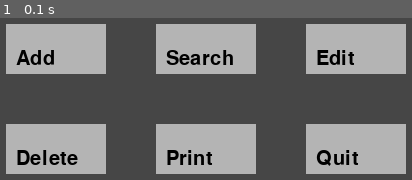
Above: before the commit, frame 1.
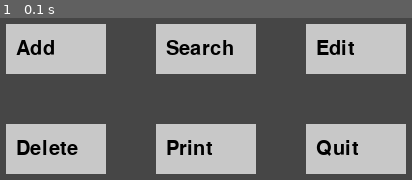
Above: after the commit, the same moment.

Repository: Tyra-Jayne25/2026-year-13
Game: pygame game, started from contact_V6.py
Same seed, same stepped clock (60 frames per second), same inputs: the game is played once before the commit and once after it.
Inputs:
- Up to frame 1 (0.1 s): type "1 (at the terminal prompt)" at 0 s; type "Ann (at the terminal prompt)" at 0 s; type "Ann (at the terminal prompt)" at 0 s; type "1 (at the terminal prompt)" at 0 s; type "1 (at the terminal prompt)" at 0 s; type "1 (at the terminal prompt)" at 0 s; type "Ann (at the terminal prompt)" at 0 s; type "Ann (at the terminal prompt)" at 0 s; type "1 (at the terminal prompt)" at 0 s; type "1 (at the terminal prompt)" at 0 s

The runs differ from the first frame. In frame 1, 6.0% of the frame differs, in the area x 3-87%, y 13-92%.

Commit message:
Update contact_V6.py

Diff:
--- a/contact_V6.py
+++ b/contact_V6.py
@@ -1,4 +1,3 @@
-from random import choice
 import pygame
 pygame.init()
 
@@ -10,7 +9,6 @@
     NAME[ID]["Mobile"] = input("Mobile: ")
     NAME[ID]["Email"] = input("Email: ")
     print("\nContact added!")
-#able to add more than one contact and when printing the dictionary, it shows all the contacts added
 
 def search_contact(NAME):
     search_term = input("First Name or Last Name: ")
@@ -76,13 +74,11 @@
 print(NAME)
 
 
-#colour variables
+#colour
 light_grey=(200,200,200)
 lightish_grey=(180,180,180)
-dark_grey=(100,100,100)
 darker_grey=(70,70,70)
 black=(0,0,0)
-white=(255,255,255)
 
 #window
 screen = pygame.display.set_mode([500, 550])
@@ -92,87 +88,53 @@
 font = pygame.font.SysFont(None, 30)
 
 #button functions
-def make_buttons(x, y, w, h, text):
-    return{"rect": pygame.Rect(x, y, w, h),
-           "colour": light_grey,
-           "text": text}
-
-def draw_button(button):
-    pygame.draw.rect(screen, button["colour"], button["rect"])
-    text_surf = font.render(button["text"], True, black)
-    label = font.render(button["text"], True, black)
-    screen.blit(label, (button["rect"].x + 10, button["rect"].y + 25))
-
-def hover(button, mouse_pos):
-    if button["rect"].collidepoint(mouse_pos):
-        button["colour"] = light_grey
-    else:
-        button["colour"] = lightish_grey
-
-def is_clicked(button, event):
-    return event.type == pygame.MOUSEBUTTONDOWN and button["rect"].collidepoint(event.pos)
-
-#creating the buttons
-buttons = [
-    make_buttons(50, 150, 100, 50, "Add"),
-    make_buttons(200, 150, 100, 50, "Search"),
-    make_buttons(350, 150, 100, 50, "Edit"),
-    make_buttons(50, 250, 100, 50, "Delete"),
-    make_buttons(200, 250, 100, 50, "Print"),
-    make_buttons(350, 250, 100, 50, "Quit")
-]
+button_add = pygame.Rect(50, 150, 100, 50)
+button_search = pygame.Rect(200, 150, 100, 50)
+button_edit = pygame.Rect(350, 150, 100, 50)
+button_delete = pygame.Rect(50, 250, 100, 50)
+button_print = pygame.Rect(200, 250, 100, 50)
+button_quit = pygame.Rect(350, 250, 100, 50)
 
 running = True
 
 while running:
     screen.fill(darker_grey)
-    mouse_pos = pygame.mouse.get_pos()
+    mouse_x, mouse_y = pygame.mouse.get_pos()
+
+    #draw buttons + hover effect
+    for rect, label in [
+        (button_add, "Add"),
+        (button_search, "Search"),
+        (button_edit, "Edit"),
+        (button_delete, "Delete"),
+        (button_print, "Print"),
+        (button_quit, "Quit")
+    ]:
+        color = lightish_grey if rect.collidepoint(mouse_x, mouse_y) else light_grey
+        pygame.draw.rect(screen, color, rect)
+        text_surf = font.render(label, True, black)
+        screen.blit(text_surf, (rect.x +10, rect.y +15))
 
     for event in pygame.event.get():
         if event.type == pygame.QUIT:
             running = False
 
-        for button in buttons:
-            if is_clicked(button, event):
-                if button["text"] == "Add":
-                    add_contact(NAME)
-                elif button["text"] == "Search":
-                    search_contact(NAME)
-                elif button["text"] == "Edit":
-                    edit_contact(NAME)
-                elif button["text"] == "Delete":
-                    delete_contact(NAME)
-                elif button["text"] == "Print":
-                    print_contacts(NAME)
-                elif button["text"] == "Quit":
-                    print("Goodbye!")
-                    running = False
+        elif event.type == pygame.MOUSEBUTTONDOWN:
+            if button_add.collidepoint(event.pos):
+                add_contact(NAME)
+            elif button_search.collidepoint(event.pos):
+                search_contact(NAME)
+            elif button_edit.collidepoint(event.pos):
+                edit_contact(NAME)
+            elif button_delete.collidepoint(event.pos):
+                delete_contact(NAME)
+            elif button_print.collidepoint(event.pos):
+                print_contacts(NAME)
+            elif button_quit.collidepoint(event.pos):
+                print("Goodbye!")
+                running = False
 
-    for button in buttons:
-        hover(button, pygame.mouse.get_pos())
-        draw_button(button)
+    pygame.display.update()
 
-    pygame.display.flip()
 pygame.quit()
 exit()
-
-#Menu loop to add, search, edit, delete, print, or quit
-while True:
-    choice = input("Do you want to: (a)dd a contact, (S)earch a contact, (e)dit a contact, (d)elete a contact, (p)rint all contacts, or (q)uit? ")
-
-#Using the functions instead of repeating code
-    if choice == "a":
-        add_contact(NAME)
-    elif choice == "s":
-        search_contact(NAME)
-    elif choice == "e":
-        edit_contact(NAME)
-    elif choice == "d":
-        delete_contact(NAME)
-    elif choice == "p":
-        print_contacts(NAME)
-    elif choice == "q":
-        print("Goodbye!")
-        break
-
-print("==================================")
